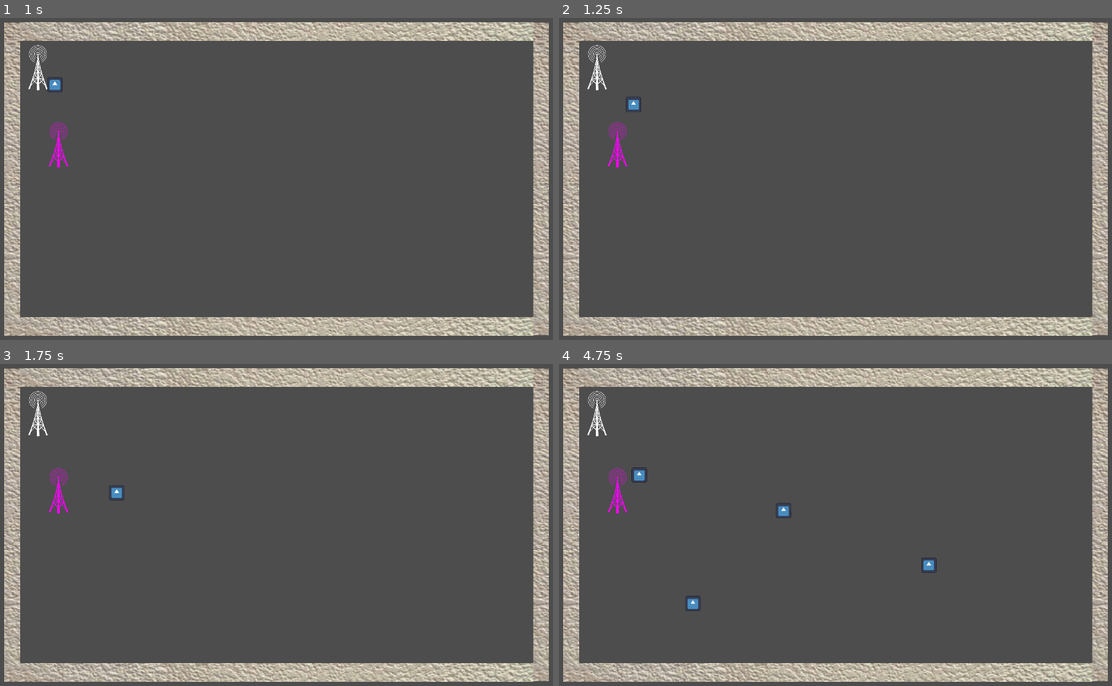
Above: before the commit, frames 1-4 (two rows, left to right).
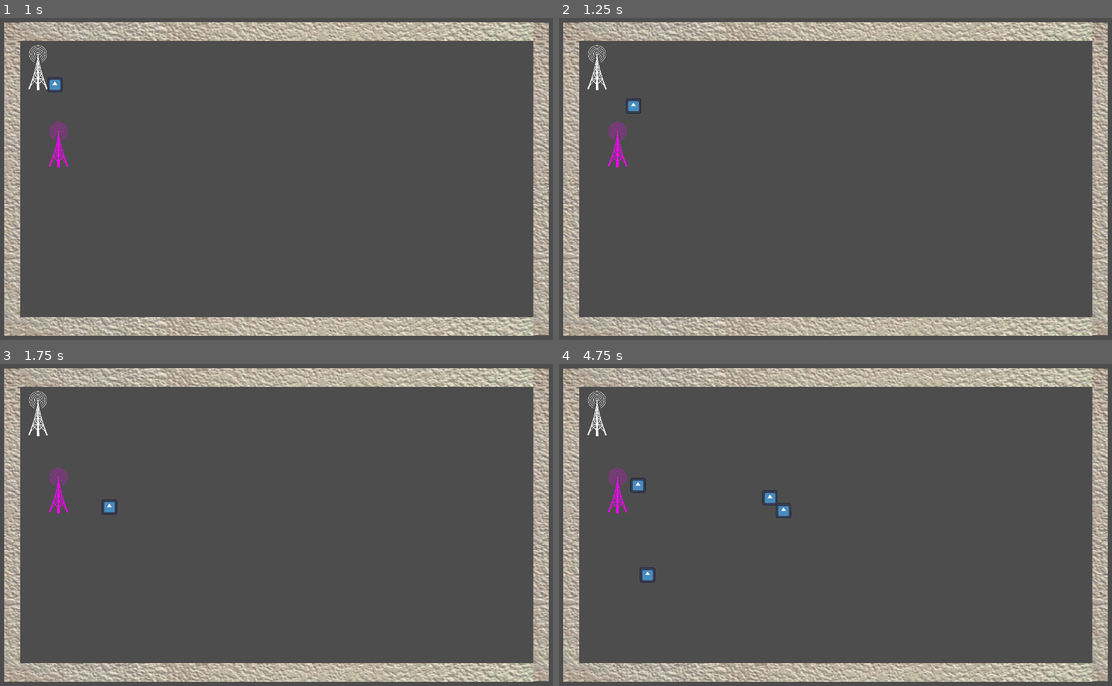
Above: after the commit, the same moments.

Repository: ryupold/ld59
Game: Godot game, scene res://scenes/test_sender.tscn
Two runs of this game, one before a commit and one after it. Both use one fixed random seed, a clock stepped at 60 frames per second and the inputs below. The engine's default icon, where the game draws it, is replaced by a stand-in: a white triangle on a blue panel in a dark square.
Inputs:
- Up to frame 1 (1 s): tap Enter at 0.5 s
- Up to frame 2 (1.25 s): no input
- Up to frame 3 (1.75 s): no input
- Up to frame 4 (4.75 s): no input

Frame 1 is identical in both runs. In frame 2, less than 0.1% of the frame differs, in the area x 12-15%, y 24-30%; in frame 3, 0.2%; in frame 4, 0.5%, in the area x 12-69%, y 32-77%.

Commit message:
Fix GravityTower

Diff:
--- a/ld59-game/entities/towers/gravity/gravity_tower.gd
+++ b/ld59-game/entities/towers/gravity/gravity_tower.gd
@@ -11,8 +11,7 @@
 func _process(delta: float) -> void:
 	for packet in packetsColliding:
 		var offset := global_position - packet.global_position
-		packet.apply_impulse(offset.normalized() *3)
-
+		packet.apply_impulse(offset.normalized() * 10)
 	return
 
 func addCompute(body: Node2D) -> void:
--- a/ld59-game/entities/towers/gravity/gravity_tower.tscn
+++ b/ld59-game/entities/towers/gravity/gravity_tower.tscn
@@ -15,6 +15,7 @@
 texture = ExtResource("1_f6cjg")
 
 [node name="Area2D" type="Area2D" parent="." unique_id=505660784]
+collision_mask = 2
 
 [node name="CollisionShape2D" type="CollisionShape2D" parent="Area2D" unique_id=1262524344]
 shape = SubResource("CircleShape2D_50pgb")
--- a/ld59-game/project.godot
+++ b/ld59-game/project.godot
@@ -28,6 +28,10 @@
 
 project/assembly_name="LD59"
 
+[layer_names]
+
+2d_physics/layer_2="Packets"
+
 [physics]
 
 3d/physics_engine="Jolt Physics"
